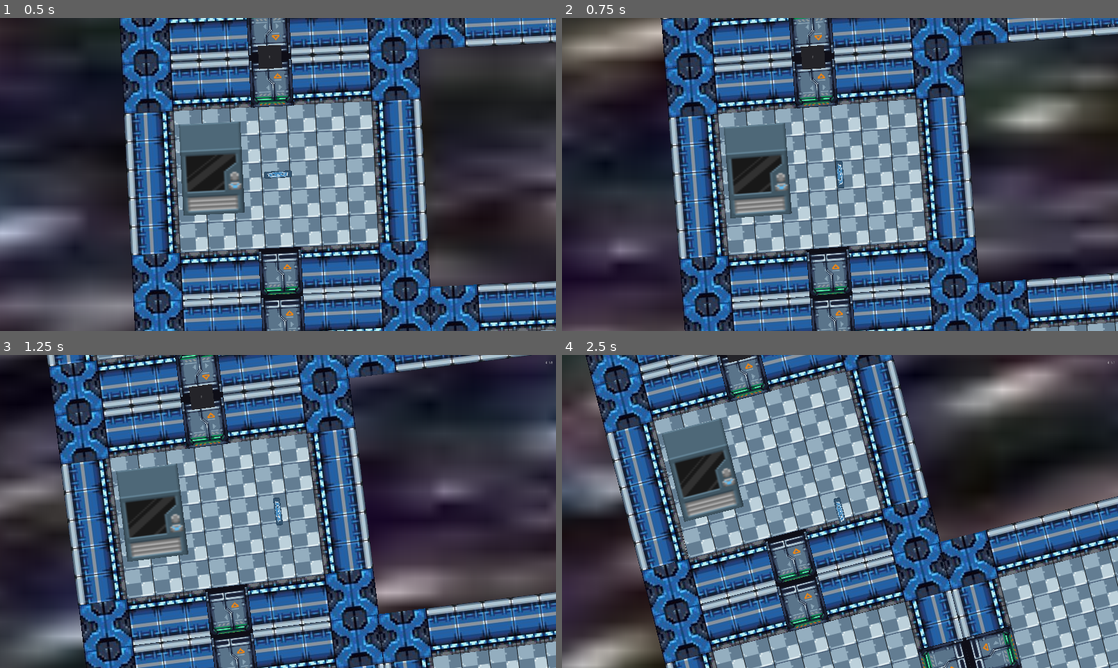
Above: before the commit, frames 1-4 (two rows, left to right).
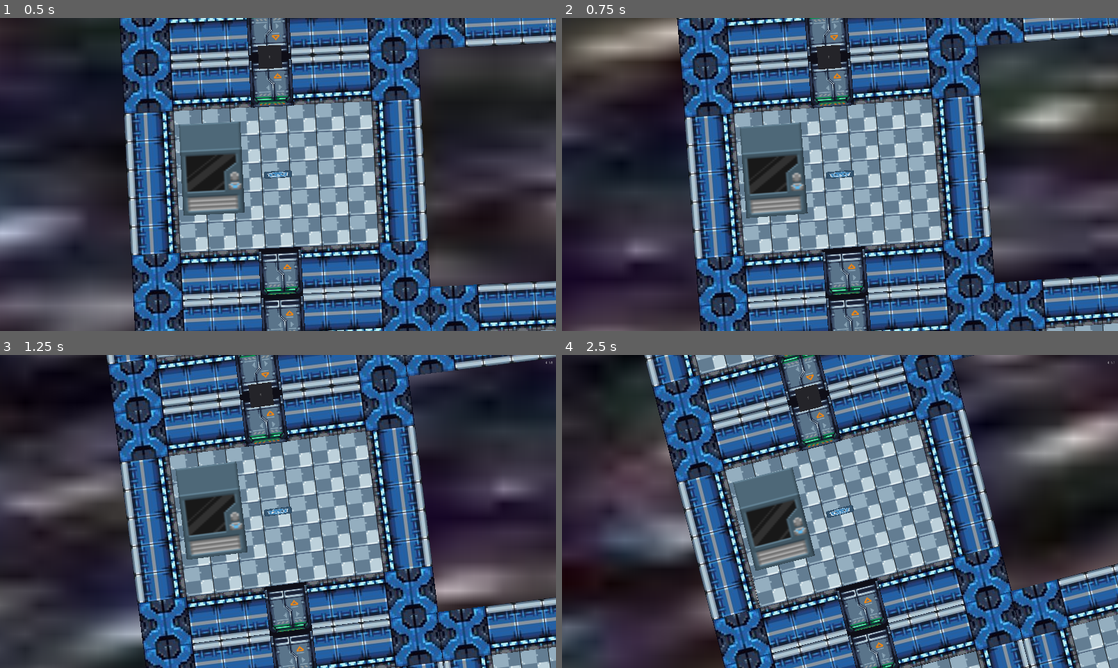
Above: after the commit, the same moments.

Repository: turtlewit/BlackHoleGameJamGame
Game: Godot game, scene res://Scenes/Main.tscn
Same seed, same stepped clock (60 frames per second), same inputs: the game is played once before the commit and once after it. The engine's default icon, where the game draws it, is replaced by a stand-in: a white triangle on a blue panel in a dark square.
Inputs (mouse positions are in pixels of both pictures, inside the frame that each line leads up to):
- Up to frame 1 (0.5 s): no input
- Up to frame 2 (0.75 s): move the mouse to (962, 158) at 0.52 s; hold D (move_right) from 0.53 s (still down); tap E (interact) at 0.6 s; click (962, 158) at 0.67 s
- Up to frame 3 (1.25 s): keep holding D (move_right)
- Up to frame 4 (2.5 s): move the mouse to (728, 527) at 1.27 s; release D (move_right) at 1.28 s; hold S (move_down) 1.28-2.03 s; tap E (interact) at 1.35, 2.1 s; move the mouse to (895, 442) at 2.02 s; hold D (move_right) from 2.03 s (still down)

Frame 1 is identical in both runs. In frame 2, 51% of the frame differs, in the area x 0-100%, y 0-100%; in frame 3, 69%; in frame 4, 86%.

Commit message:
add mouse-facing player

Diff:
--- a/Scripts/Player.gd
+++ b/Scripts/Player.gd
@@ -3,26 +3,22 @@
 var speed = 300
 var velocity = Vector2()
 
-onready var sprite = $PlayerSprite
-
 func get_input():
 	velocity = Vector2()
-	if Input.is_action_pressed('move_right'):
+	if Input.is_action_pressed('ui_right'):
 		velocity.x += 1
-		sprite.set_rotation_degrees(270)
-	if Input.is_action_pressed('move_left'):
+		set_rotation_degrees(270)
+	if Input.is_action_pressed('ui_left'):
 		velocity.x -= 1
-		sprite.set_rotation_degrees(90)
-	if Input.is_action_pressed('move_down'):
+		set_rotation_degrees(90)
+	if Input.is_action_pressed('ui_down'):
 		velocity.y += 1
-		sprite.set_rotation_degrees(0)
-	if Input.is_action_pressed('move_up'):
+		set_rotation_degrees(0)
+	if Input.is_action_pressed('ui_up'):
 		velocity.y -= 1
-		sprite.set_rotation_degrees(180)
+		set_rotation_degrees(180)
 	velocity = velocity.normalized() * speed
 
-func _process(delta):
+func _physics_process(delta):
 	get_input()
-
-func _physics_process(delta):
-	move_and_collide(velocity * delta)
+	velocity = move_and_collide(velocity * delta)
